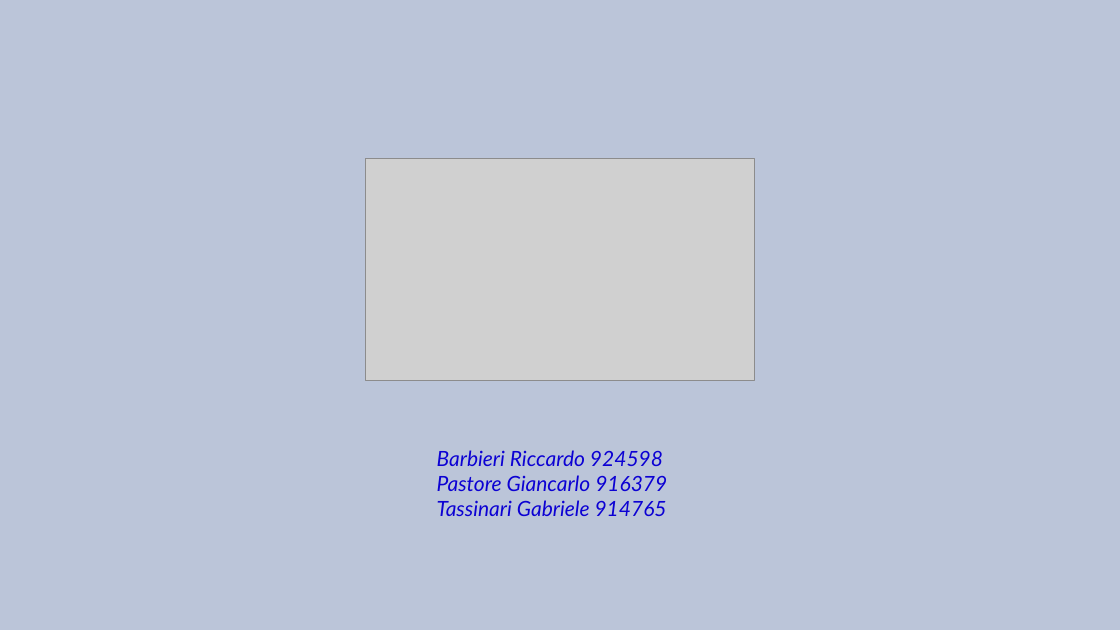
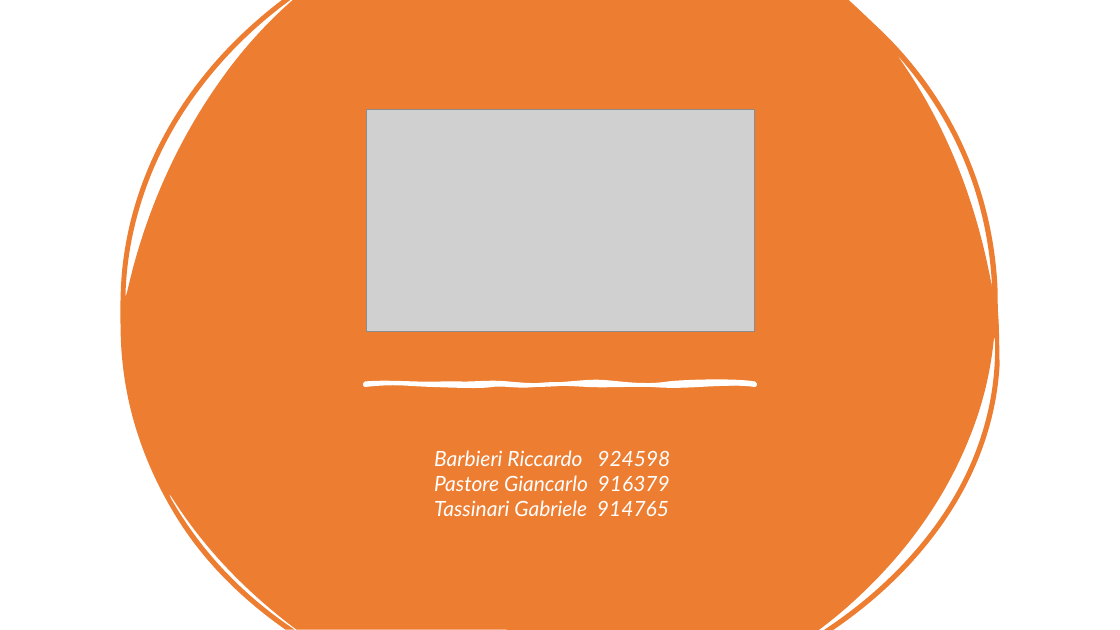
Before and after one commit to RiccardoBarbieri/iovoto, a slide deck: slide 1 of ioVoto.pptx. Drawn at 1120x630 pixels with LibreOffice and Linux fonts; fonts in the diff are those of the drawing; grey boxes stand for pictures. Boxes give left, top, right and bottom in pixels: in the first picture for what was removed or moved away, otherwise in the second. Text is boxed around its words. In the diff, an @@ line names an element or a change of style, - is before the commit and + after.

```diff
--- a/ioVoto.pptx
+++ b/ioVoto.pptx
@@ background #BBC5D9 to #FFFFFF @@
@@ freeform shape added at [120, 0, 1000, 630], fill #ED7D31 @@
@@ picture: place and size @@
-picture at [365, 159, 754, 381]
+picture at [366, 110, 755, 332]
@@ freeform shape added at [365, 383, 755, 385], fill #FFFFFF, outline #FFFFFF 3.25 pt @@
@@ text at [434, 450, 670, 516]: text changed; text colour #0C01D3 to #FFFFFF @@
-Barbieri Riccardo 924598
-Pastore Giancarlo 916379
-Tassinari Gabriele 914765
+Barbieri Riccardo 924598
+Pastore Giancarlo 916379
+Tassinari Gabriele 914765
```
Also in this commit, not shown: 2 other slides changed, 4 slides added.
